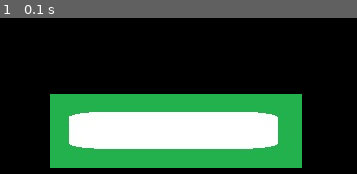
Above: before the commit, frame 1.
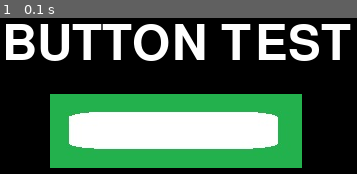
Above: after the commit, the same moment.

Repository: CyberGrey/menu_pygame
Game: pygame game, started from main.py
Two runs of this game, one before a commit and one after it. Both use one fixed random seed, a clock stepped at 60 frames per second and the inputs below.
Inputs:
- Up to frame 1 (0.1 s): no input

The runs differ from the first frame. In frame 1, 10% of the frame differs, in the area x 1-99%, y 3-28%.

Commit message:
add click

Diff:
--- a/main.py
+++ b/main.py
@@ -16,12 +16,20 @@
     while running:
         screen.fill((0, 0, 0))
 
+        font = pygame.font.Font(None, 72)
+        text_surface = font.render("BUTTON TEST", True, (255, 255, 255))
+        text_rect = text_surface.get_rect(center=(300, 50))
+        screen.blit(text_surface, text_rect)
+
         for event in pygame.event.get():
             if event.type == pygame.QUIT:
                 running = False
                 pygame.quit()
                 sys.exit()
 
+            green_button.handle_event(event)
+
+        green_button.check_hover(pygame.mouse.get_pos())
         green_button.draw(screen)
         pygame.display.flip()
 
